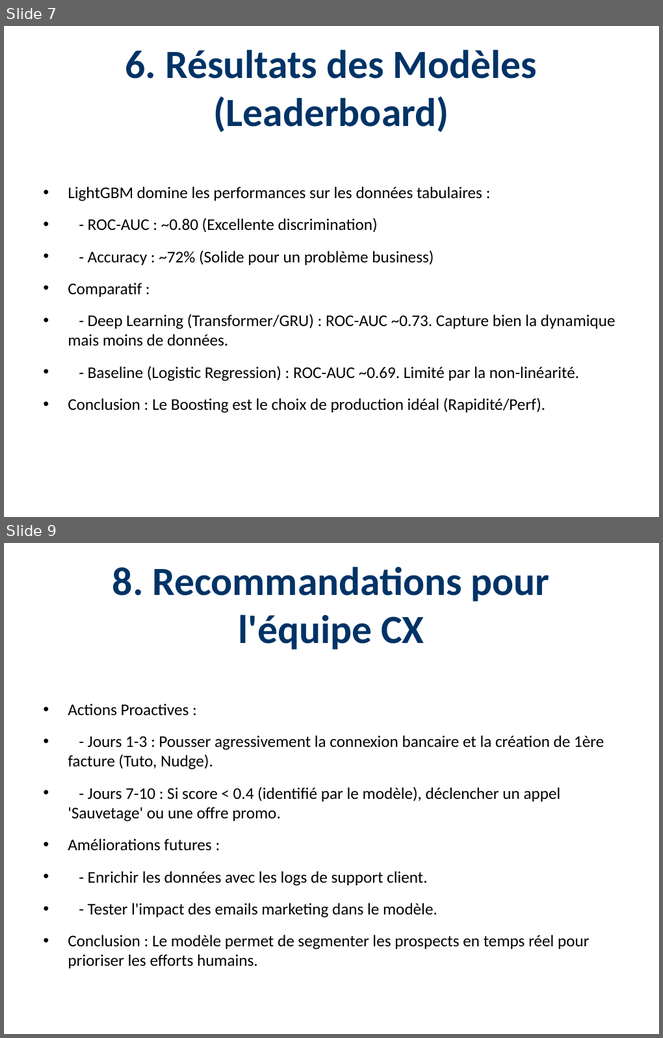
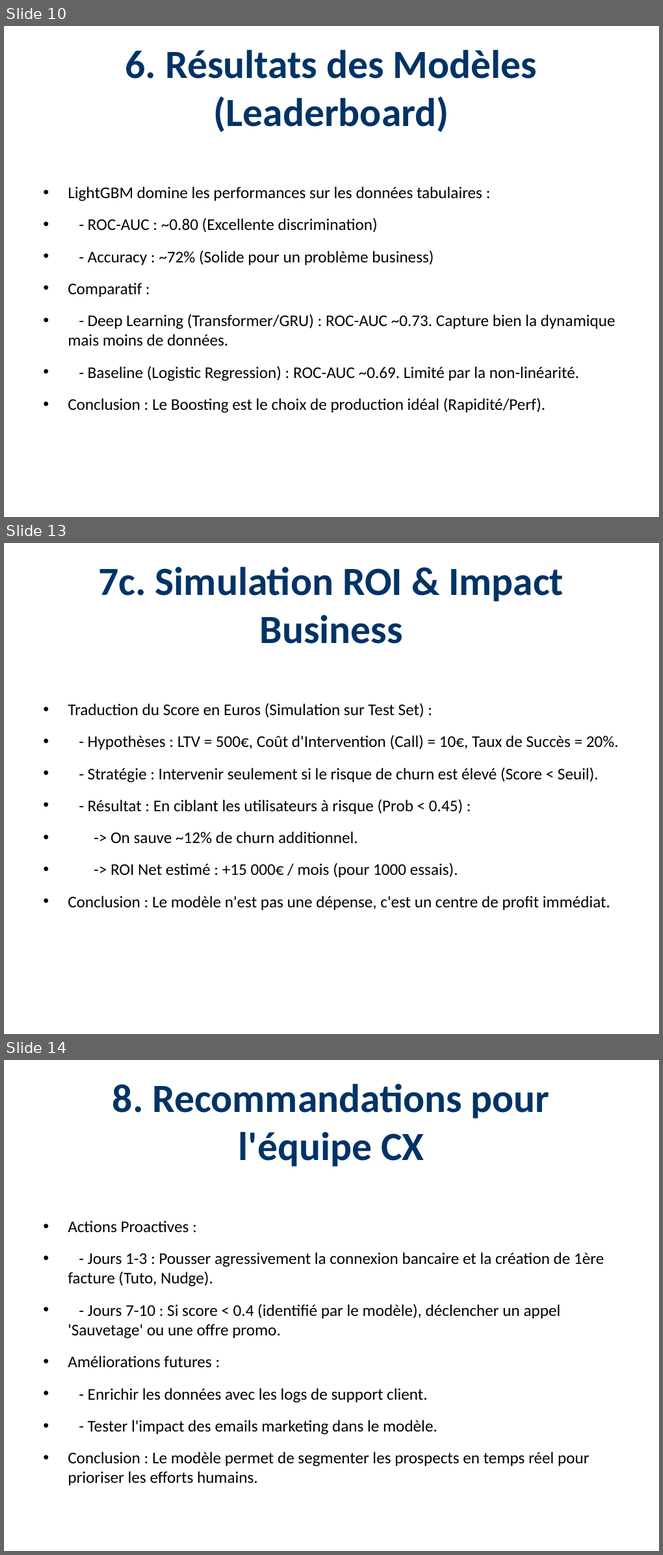
Before and after one commit to Paulino-Cristovao/churn_predictions, a slide deck: Presentations_Resultats_Projet.pptx. Shown one above the other, each under a label of ours: slides 7 and 9 before the commit, slides 10, 13 and 14 after it; the slides between them are not shown. The pictures are 663x1038 and 663x1555 pixels, drawn with LibreOffice and Linux fonts; fonts in the diff are those of the drawing. Boxes give left, top, right and bottom in pixels: in the first picture for what was removed or moved away, otherwise in the second. Text is boxed around its words. In the diff, an @@ line names an element or a change of style, - is before the commit and + after.

Commit message:
Feat: Hybrid Ensemble Model (LGBM+GRU) & ROI Business Simulation

```diff
--- a/Presentations_Resultats_Projet.pptx
+++ b/Presentations_Resultats_Projet.pptx
@@ slide 13 added at (4, 543, 659, 1034), background #FFFFFF @@
@@ title added at (98, 566, 564, 644), 44 pt, text #003366, bold @@
+7c. Simulation ROI & Impact Business
@@ text added at (68, 703, 619, 910), 18 pt, text #000000 @@
+• Traduction du Score en Euros (Simulation sur Test Set) :
+• - Hypothèses : LTV = 500€, Coût d'Intervention (Call) = 10€, Taux de Succès = 20%.
+• - Stratégie : Intervenir seulement si le risque de churn est élevé (Score < Seuil).
+• - Résultat : En ciblant les utilisateurs à risque (Prob < 0.45) :
+• -> On sauve ~12% de churn additionnel.
+• -> ROI Net estimé : +15 000€ / mois (pour 1000 essais).
+• Conclusion : Le modèle n'est pas une dépense, c'est un centre de profit immédiat.
@@ what was slide 7 is now slide 10 @@
@@ what was slide 9 is now slide 14 @@
```
Also in this commit, not shown: 1 slide changed, 4 other slides added, 20 other files.
